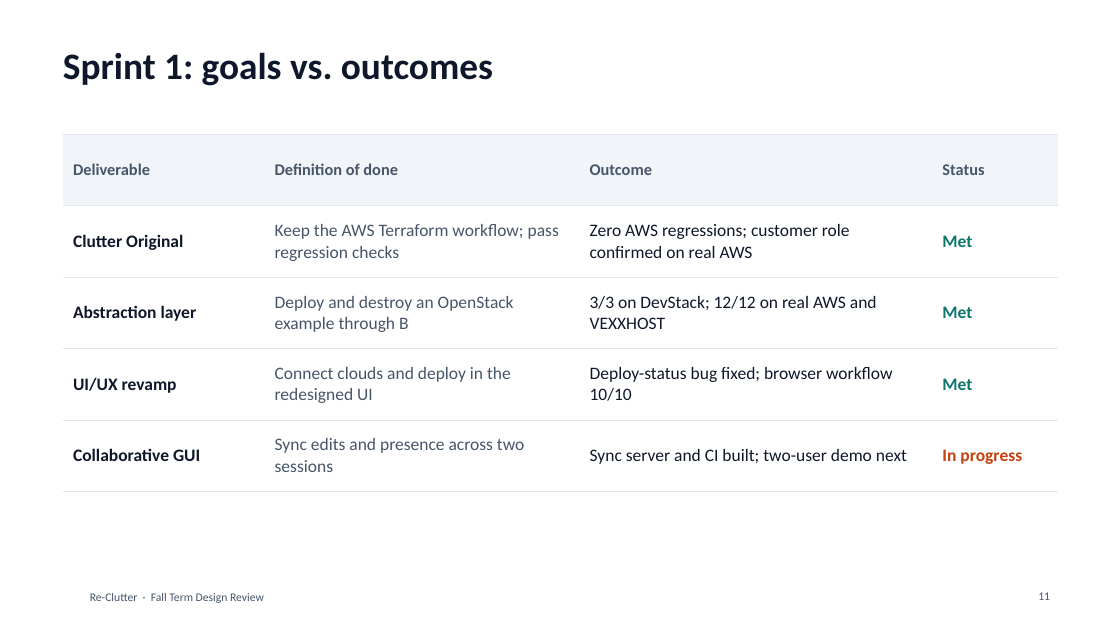
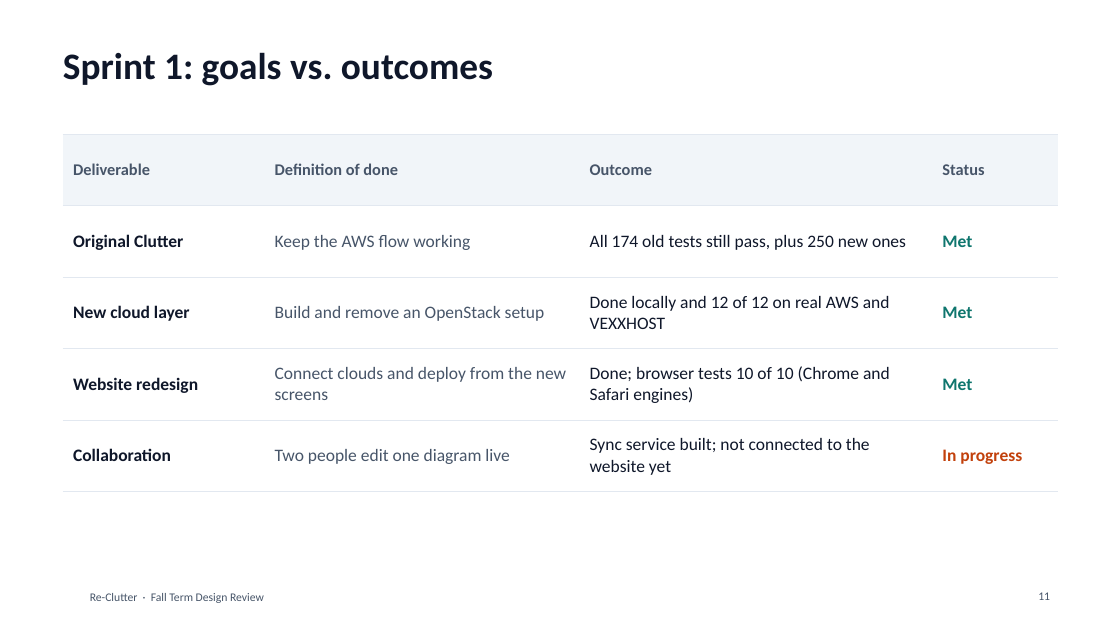
Before and after one commit to Alberta2514640/clutter, a slide deck: slide 11 of deliverables/Re-Clutter_Fall_Design_Review_Software.pptx. Drawn at 1120x630 pixels with LibreOffice and Linux fonts; fonts in the diff are those of the drawing; background and template pictures are left out. Boxes give left, top, right and bottom in pixels: in the first picture for what was removed or moved away, otherwise in the second. Text is boxed around its words. In the diff, an @@ line names an element or a change of style, - is before the commit and + after.

Commit message:
Make the design review deck accurate and plain for outside readers
Rebuild the fall design review deck after a fact check against the
real-cloud, local and test-plan reports: correct overstated claims,
add what is not proven yet, explain cloud terms at first use, state the
current asks (AWS organization permissions with the sponsor), and add a
clearer problem statement.

```diff
--- a/deliverables/Re-Clutter_Fall_Design_Review_Software.pptx
+++ b/deliverables/Re-Clutter_Fall_Design_Review_Software.pptx
@@ table at (63,134,1059,492) @@
-row 2: Clutter Original | Keep the AWS Terraform workflow; pass regression checks | Zero AWS regressions; customer role confirmed on real AWS | Met
+row 2: Original Clutter | Keep the AWS flow working | All 174 old tests still pass, plus 250 new ones | Met
-row 3: Abstraction layer | Deploy and destroy an OpenStack example through B | 3/3 on DevStack; 12/12 on real AWS and VEXXHOST | Met
+row 3: New cloud layer | Build and remove an OpenStack setup | Done locally and 12 of 12 on real AWS and VEXXHOST | Met
-row 4: UI/UX revamp | Connect clouds and deploy in the redesigned UI | Deploy-status bug fixed; browser workflow 10/10 | Met
+row 4: Website redesign | Connect clouds and deploy from the new screens | Done; browser tests 10 of 10 (Chrome and Safari engines) | Met
-row 5: Collaborative GUI | Sync edits and presence across two sessions | Sync server and CI built; two-user demo next | In progress
+row 5: Collaboration | Two people edit one diagram live | Sync service built; not connected to the website yet | In progress
```
Also in this commit, not shown: 18 other slides changed, 2 slides added, 2 slides removed.
